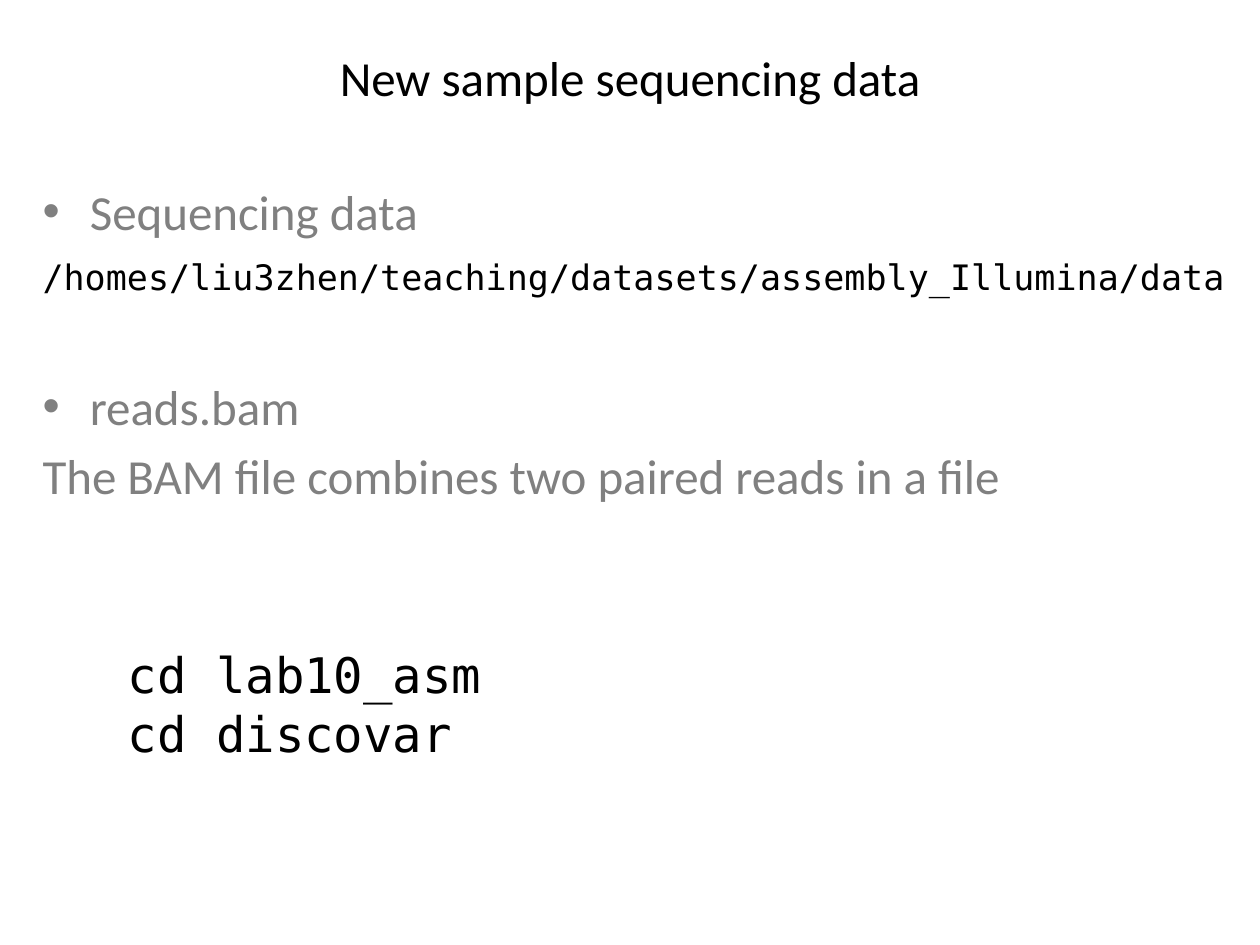
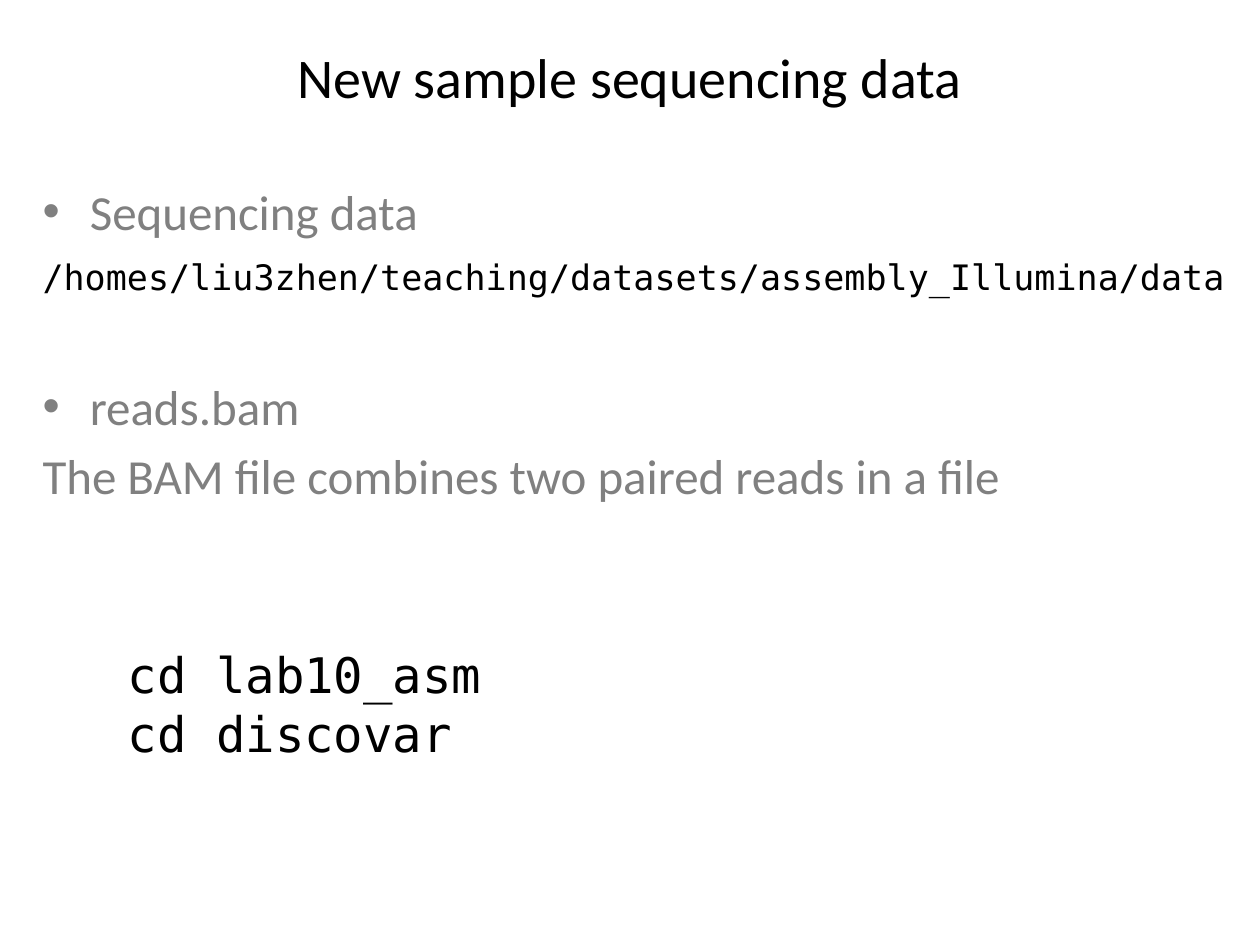
Before and after one commit to liu3zhenlab/teaching, a slide deck: slide 14 of PLPTH813Bioinformatis/2021/labs/lab10_assembly.pptx. Drawn at 1260x945 pixels with LibreOffice and Linux fonts; fonts in the diff are those of the drawing. Boxes give left, top, right and bottom in pixels: in the first picture for what was removed or moved away, otherwise in the second. Text is boxed around its words. In the diff, an @@ line names an element or a change of style, - is before the commit and + after.

```diff
--- a/PLPTH813Bioinformatis/2021/labs/lab10_assembly.pptx
+++ b/PLPTH813Bioinformatis/2021/labs/lab10_assembly.pptx
@@ title "New sample sequencing data" at (297,59,962,108): size 28 to 32 pt @@
```
Also in this commit, not shown: 7 other slides changed, 1 slide removed, 6 other files.
